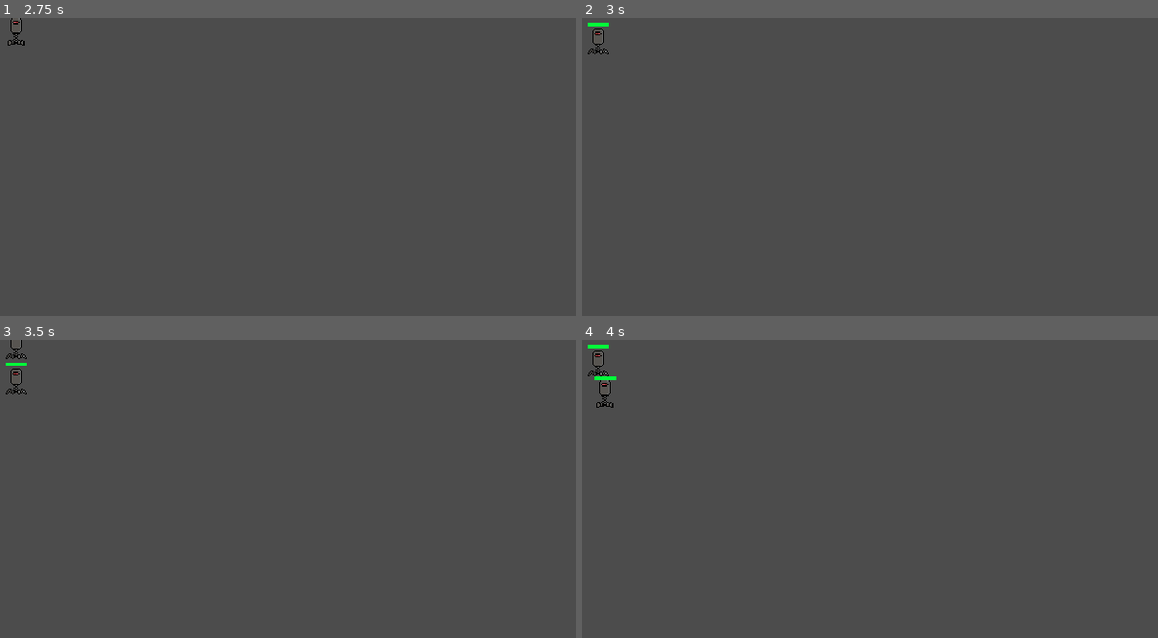
Above: before the commit, frames 1-4 (two rows, left to right).
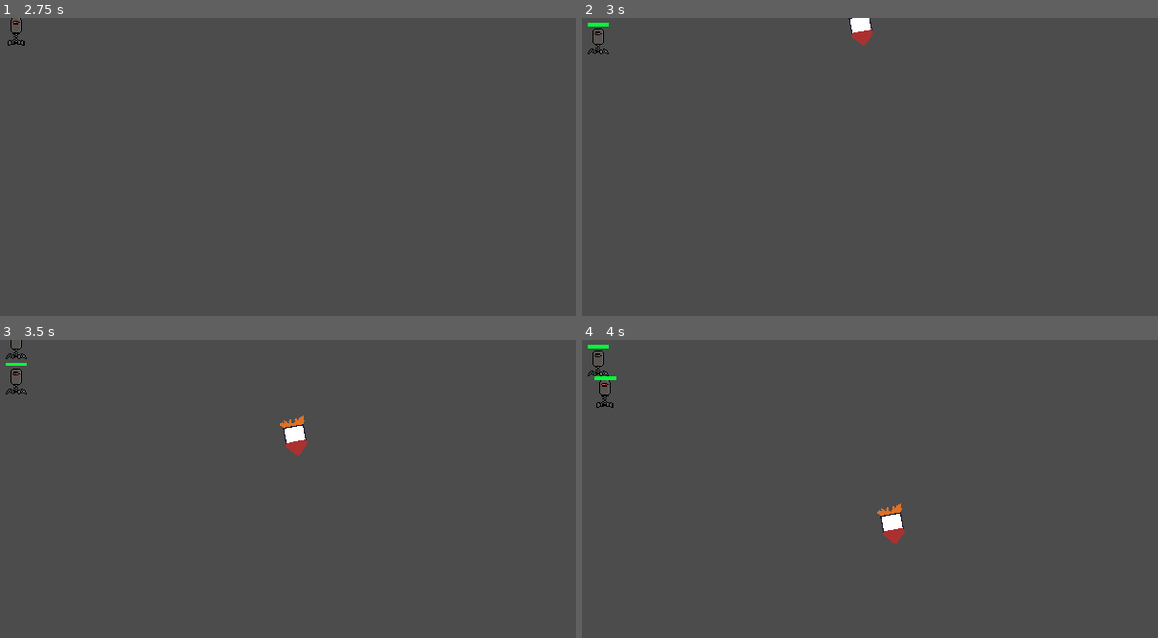
Above: after the commit, the same moments.

Repository: TylerPelaez/TowerCard
Game: Godot game, scene res://World/TestLevel.tscn
Same seed, same stepped clock (60 frames per second), same inputs: the game is played once before the commit and once after it.
Inputs (mouse positions are in pixels of both pictures, inside the frame that each line leads up to):
- Up to frame 1 (2.75 s): tap Enter at 0.5 s; move the mouse to (535, 211) at 0.52 s; tap Q (dev_cast_spell) at 0.6, 1.35, 2.3 s; tap Space (start_wave) at 1.25, 2 s; move the mouse to (218, 253) at 1.27 s; move the mouse to (443, 137) at 2.02 s; tap E (dev_place_tower) at 2.1 s
- Up to frame 2 (3 s): move the mouse to (outside the picture) at 2.77 s; click (outside the picture) at 2.85 s
- Up to frame 3 (3.5 s): tap Q (dev_cast_spell) at 3.05 s
- Up to frame 4 (4 s): move the mouse to (outside the picture) at 3.52 s; tap Space (start_wave) at 3.6 s; tap Q (dev_cast_spell) at 3.8 s

Frame 1 is identical in both runs. In frame 2, 0.3% of the frame differs, in the area x 46-51%, y 0-10%; in frame 3, 0.4%; in frame 4, 0.4%, in the area x 51-57%, y 54-69%.
Error before the commit: Invalid call. Nonexistent function 'cast' in base 'Nil'. (res://Player/PlayerController.gd:69)

Commit message:
Debug Spell and spell card data

Diff:
--- a/Cards/CardsDatabase.gd
+++ b/Cards/CardsDatabase.gd
@@ -1,14 +1,34 @@
 extends Node
 
 # Card format: [cardName, cardType, image, text, trashes]
-enum {Bunker}
+enum {Bunker, Missile}
 
 const DATA = {
 	Bunker:
 		["Bunker", Card.CARD_TYPE.TOWER, "res://Cards/Card Images/BunkerCard.png", "Basic Bunker", false],
+	Missile:
+		["Missile", Card.CARD_TYPE.SPELL, "res://Cards/Card Images/MissileCard.png", "Missile Strike", false, Missile]
+}
+
+# Too lazy to move this to another class.
+# spell format: [name, aoe radius, damage, single target]
+const SPELL_DATA = {
+	Missile:
+		["Missile", 30, 10, false, preload("res://Spells/MissileProjectile.tscn")]
 }
 
 func create_card_from_data(cardData: Array) -> Card:
-	var card = Card.new()
-	card.initialize(cardData[0], cardData[1], cardData[2], cardData[3], cardData[4])
+	var card
+	# Truly the epitome of OOP
+	match cardData[1]:
+		Card.CARD_TYPE.SPELL:
+			card = SpellCard.new()
+			card.initialize(cardData[0], cardData[1], cardData[2], cardData[3], cardData[4])
+			var entry = SPELL_DATA[cardData[5]]
+			var spell = Spell.new()
+			spell.initialize(entry[0], entry[1], entry[2], entry[3], entry[4])
+			card.spell = spell
+		Card.CARD_TYPE.TOWER:
+			card = Card.new()
+			card.initialize(cardData[0], cardData[1], cardData[2], cardData[3], cardData[4])
 	return card
--- a/Cards/SpellCard.gd
+++ b/Cards/SpellCard.gd
@@ -1,5 +1,4 @@
 extends Card
+class_name SpellCard
 
-
-func _init():
-	card_type = CARD_TYPE.SPELL
+var spell
--- a/Player/PlayerController.gd
+++ b/Player/PlayerController.gd
@@ -20,7 +20,8 @@
 			if Input.is_action_just_pressed("dev_place_tower"):
 				_start_placing_tower(BasicTowerResource)
 			if Input.is_action_just_pressed("dev_cast_spell"):
-				_start_casting_spell(BasicTowerResource)
+				var spellCard = CardsDatabase.create_card_from_data(CardsDatabase.DATA[CardsDatabase.Missile])
+				_start_casting_spell(spellCard)
 		STATE.PLACING_TOWER:
 			if held_tower == null:
 				print("ERROR: state is PLACING_TOWER, but held_tower is null")
@@ -43,6 +44,15 @@
 			else:
 				held_tower.set_can_place_color()
 		STATE.CASTING:
+			if selected_spell == null:
+				print("ERROR: state is CASTING, but selected_spell is null")
+				return
+
+			if Input.is_action_just_pressed("cancel_tower_placement"):
+				selected_spell = null
+				ui_state = STATE.DEFAULT
+				return
+
 			if Input.is_action_just_pressed("place_tower"):
 				_cast_spell()
 
@@ -61,13 +71,14 @@
 	held_tower = null
 	ui_state = STATE.DEFAULT
 
-func _start_casting_spell(spell: Resource) -> void:
+func _start_casting_spell(spell: SpellCard) -> void:
 	ui_state = STATE.CASTING
-
+	selected_spell = spell.spell
 
 func _cast_spell() -> void:
 	selected_spell.cast(get_global_mouse_position())
 	selected_spell = null
+	ui_state = STATE.DEFAULT
 
 func can_place_held_tower() -> bool:
 	if held_tower == null || level_placement_area == null:
--- /dev/null
+++ b/Spells/MissileProjectile.tscn
@@ -0,0 +1,11 @@
+[gd_scene load_steps=3 format=2]
+
+[ext_resource path="res://Spells/SpellProjectile.tscn" type="PackedScene" id=1]
+[ext_resource path="res://Spells/MissileProjectile.png" type="Texture" id=2]
+
+[node name="MissileProjectile" instance=ExtResource( 1 )]
+speed = 150.0
+
+[node name="Sprite" parent="." index="1"]
+rotation = 1.5708
+texture = ExtResource( 2 )
--- /dev/null
+++ b/Spells/Spell.gd
@@ -0,0 +1,23 @@
+extends Node
+class_name Spell
+
+var single_target: bool= false
+var aoe: float = 0.0
+var spell_name: String = ""
+var damage: int = 0
+var spell_projectile_class
+
+func initialize(spellName: String, area: float, spellDamage: int, st: bool, spellProjectileClass: PackedScene ) -> void:
+	single_target = st
+	aoe = area
+	spell_name = spellName
+	damage = spellDamage
+	spell_projectile_class = spellProjectileClass
+
+func cast(target_pos: Vector2) -> void:
+	if single_target or spell_projectile_class == null:
+		return
+
+	var start_position = Vector2(target_pos.x + rand_range(-100, 100), -10)
+	var instance = Utils.instance_scene_on_main(spell_projectile_class, start_position)
+	instance.initialize(target_pos - start_position, target_pos, start_position, self )
--- /dev/null
+++ b/Spells/SpellProjectile.gd
@@ -0,0 +1,37 @@
+extends Node2D
+class_name SpellProjectile
+
+export var speed: float = 10.0
+
+onready var enemyDetectionArea = $EnemyDetectionArea
+onready var aoeCollider = $EnemyDetectionArea/AOECollider
+
+var velocity = Vector2.ZERO
+var target_position = Vector2.ZERO
+var initial_position = Vector2.ZERO
+
+var spell
+
+func _physics_process(delta):
+	global_position += velocity * delta
+	if global_position.distance_squared_to(initial_position) >= target_position.distance_squared_to(initial_position):
+		trigger_effect()
+
+func initialize(newDirection: Vector2, target: Vector2, intitialPos: Vector2, newSpell: Spell) -> void:
+	velocity = newDirection.normalized() * speed
+	target_position = target
+	initial_position = intitialPos
+	spell = newSpell
+	rotation = velocity.angle()
+	if aoeCollider.shape is CircleShape2D:
+		aoeCollider.shape.radius = spell.aoe
+
+
+func trigger_effect() -> void:
+	var overlapping = enemyDetectionArea.get_overlapping_areas()
+
+	for area in overlapping:
+		if area.get_parent() is BaseEnemy:
+			area.get_parent().health -= spell.damage
+
+	queue_free()
--- /dev/null
+++ b/Spells/SpellProjectile.tscn
@@ -0,0 +1,18 @@
+[gd_scene load_steps=3 format=2]
+
+[ext_resource path="res://Spells/SpellProjectile.gd" type="Script" id=1]
+
+[sub_resource type="CircleShape2D" id=1]
+
+[node name="SpellProjectile" type="Node2D"]
+script = ExtResource( 1 )
+speed = 20.0
+
+[node name="EnemyDetectionArea" type="Area2D" parent="."]
+collision_layer = 0
+collision_mask = 8
+
+[node name="AOECollider" type="CollisionShape2D" parent="EnemyDetectionArea"]
+shape = SubResource( 1 )
+
+[node name="Sprite" type="Sprite" parent="."]
--- a/Towers/BaseTower.gd
+++ b/Towers/BaseTower.gd
@@ -75,7 +75,7 @@
 
 func _fire(target: BaseEnemy) -> void:
 	var projectile: BaseProjectile = Utils.instance_scene_on_main(Projectile, global_position)
-	projectile.velocity = (target.global_position - global_position) * projectile_speed
+	projectile.velocity = (target.global_position - global_position).normalized() * projectile_speed
 	projectile.rotation = projectile.velocity.angle()
 	projectile.set_damage(damage)
 	fireBulletTimer.start()
--- a/World/TestLevel.tscn
+++ b/World/TestLevel.tscn
@@ -1,10 +1,9 @@
-[gd_scene load_steps=7 format=2]
+[gd_scene load_steps=6 format=2]
 
 [ext_resource path="res://World/EnemyPath.tscn" type="PackedScene" id=1]
 [ext_resource path="res://World/Level.gd" type="Script" id=2]
 [ext_resource path="res://Player/PlayerController.tscn" type="PackedScene" id=3]
 [ext_resource path="res://Enemies/EnemySpawnController.tscn" type="PackedScene" id=4]
-[ext_resource path="res://Player/PlayerController.gd" type="Script" id=5]
 
 [sub_resource type="Curve2D" id=1]
 _data = {
@@ -24,8 +23,7 @@
 [node name="CollisionPolygon2D" type="CollisionPolygon2D" parent="PlacementArea"]
 polygon = PoolVector2Array( 0, 0, 8, 0, 8, 64, 56, 64, 56, 104, 544, 104, 544, 184, 104, 184, 104, 360, 136, 360, 136, 216, 576, 216, 576, 72, 88, 72, 88, 32, 40, 32, 40, 0, 640, 0, 640, 400, 0, 400 )
 
-[node name="PlayerController" type="Node2D" parent="." instance=ExtResource( 3 )]
-script = ExtResource( 5 )
+[node name="PlayerController" parent="." instance=ExtResource( 3 )]
 
 [node name="EnemySpawnController" parent="." instance=ExtResource( 4 )]
 [connection signal="spawner_enemy_attacked_core" from="EnemySpawnController" to="." method="_on_EnemySpawnController_spawner_enemy_attacked_core"]
--- a/project.godot
+++ b/project.godot
@@ -44,6 +44,21 @@
 "language": "GDScript",
 "path": "res://World/Level.gd"
 }, {
+"base": "Node",
+"class": "Spell",
+"language": "GDScript",
+"path": "res://Spells/Spell.gd"
+}, {
+"base": "Card",
+"class": "SpellCard",
+"language": "GDScript",
+"path": "res://Cards/SpellCard.gd"
+}, {
+"base": "Node2D",
+"class": "SpellProjectile",
+"language": "GDScript",
+"path": "res://Spells/SpellProjectile.gd"
+}, {
 "base": "MarginContainer",
 "class": "UICard",
 "language": "GDScript",
@@ -57,6 +72,9 @@
 "EnemyPath": "",
 "Hand": "",
 "Level": "",
+"Spell": "",
+"SpellCard": "",
+"SpellProjectile": "",
 "UICard": ""
 }
 
Binary file added: Cards/Card Images/MissileCard.png
Not shown, added: Cards/Card Images/MissileCard.png.import
Binary file added: Spells/MissileProjectile.png
Not shown, added: Spells/MissileProjectile.png.import
